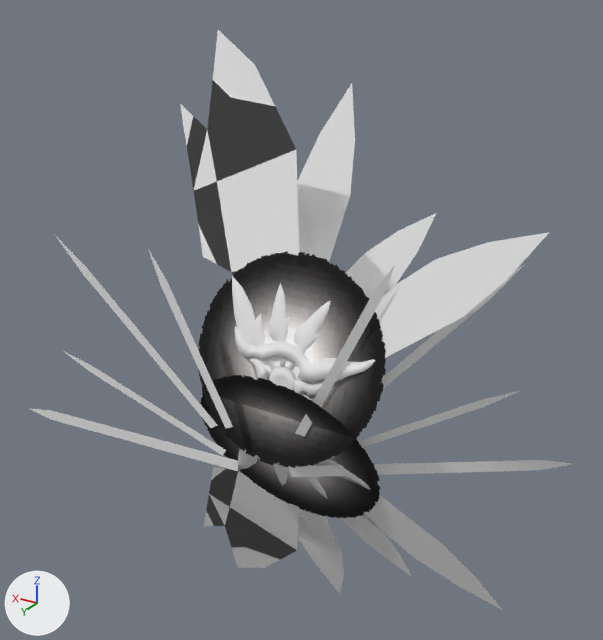
One commit to the glTF model game/assets/player/outfits/back_x659a.glb: the scene before it, then after it.
Both versions are drawn from a camera (50 mm lens) standing at (-2.04, 3.11, 2.23) and looking at (0.26, -0.74, 0.31). Lighting does not change. The marker at lower left points along +X, +Y and +Z. The first picture is the older version. Where no turn or scale is listed for an object, it has been applied to the vertices.

Before the edit, the objects in view are built like this:
```python
me_object05_1 = bpy.data.meshes.new('Object05:1')
me_object05_1.from_pydata(...)  # 14 vertices, 12 faces; spans x -0.97..1.48, y -0.87..0.0, z -0.24..0.84
me_object05_1.materials.append(mat_x659ah01b__9dc8fb_003)  # its picture is missing
me_plane01 = bpy.data.meshes.new('Plane01')
me_plane01.from_pydata(...)  # 4 vertices, 2 faces; spans x -0.659..0.659, y -0.236..0.236, z -0.616..0.616
me_plane01.materials.append(mat_b123851__9dc8fb)
me_plane02 = bpy.data.meshes.new('Plane02')
me_plane02.from_pydata(...)  # 4 vertices, 2 faces; spans x -0.659..0.659, y -0.236..0.236, z -0.616..0.616
me_plane02.materials.append(mat_b123851__9dc8fb_001)
ob_object05_1 = bpy.data.objects.new('Object05:1', me_object05_1)
ob_object05_1.location = (0.0, 0.0, 0.0)
ob_plane01 = bpy.data.objects.new('Plane01', me_plane01)
ob_plane01.location = (0.094, -0.291, -0.284)
ob_plane02 = bpy.data.objects.new('Plane02', me_plane02)
ob_plane02.location = (0.094, -0.291, 0.284)
# also in view: 'Object05:0' at (0.7, -0.22, 0.24); '04' at (-0.02, -0.6, 0.0); 'Object05:2' at (0.06, -0.57, 0.22); 'X659A' at (0.06, -0.31, 0.0); 'Object05:3' at (-0.14, -0.46, 0.32)
```
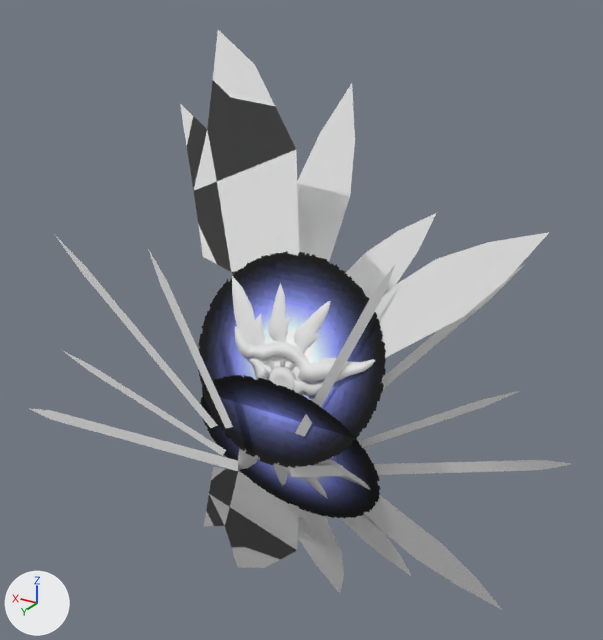
Changed parts and their boxes [x1, y1, x2, y2] in the pictures (603 x 640 px):
'Plane02', recoloured (grey to blue): [204, 260, 377, 465] in both
'Plane01', recoloured: [213, 375, 367, 510] in both

Edits to the bpy script that builds the scene:
```text
Add img_b123851__49dd7b_png:
    img_b123851__49dd7b_png = load_image('b123851__49dd7b.png', '../textures/b123851__49dd7b.png', 128, 128, 'sRGB')
Add mat_b123851__49dd7b_001:
    mat_b123851__49dd7b_001 = bpy.data.materials.new('b123851__49dd7b.001')
    # uses the picture img_b123851__49dd7b_png
Add mat_b123851__49dd7b:
    mat_b123851__49dd7b = bpy.data.materials.new('b123851__49dd7b')
    # uses the picture img_b123851__49dd7b_png
Change me_plane01:
    where me_plane01.from_pydata(...)  # 4 vertices, 2 faces; spans x -0.659..0.659, y -0.236..0.236, z -0.616..0.616
    remove me_plane01.materials.append(mat_b123851__9dc8fb)
    add me_plane01.materials.append(mat_b123851__49dd7b)
Change me_plane02:
    where me_plane02.from_pydata(...)  # 4 vertices, 2 faces; spans x -0.659..0.659, y -0.236..0.236, z -0.616..0.616
    remove me_plane02.materials.append(mat_b123851__9dc8fb_001)
    add me_plane02.materials.append(mat_b123851__49dd7b_001)
```
